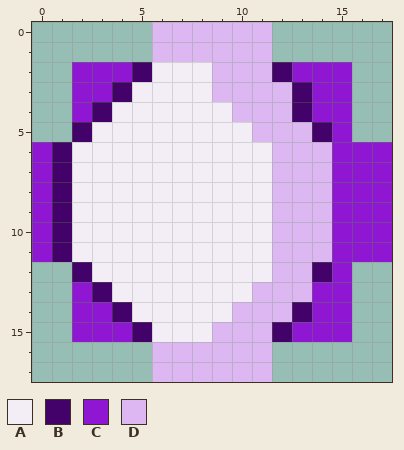
Edited in one commit: pixel-art sprite (Game/data/enemyprojectile_4.png). This is how it looked before the edit.
The file is 90x90 pixels, drawn in blocks of 5x5; one block is one cell here. Colours within 5 levels of each other are drawn and written as one.
Palette (. is transparent): A #f3eef6  B #430269  C #8f17d4  D #dcb7f2
Pixels before, first column x 0:
 0 ......DDDDDD......
 1 ......DDDDDD......
 2 ..CCCBAAADDDBCCC..
 3 ..CCBAAAADDDDBCC..
 4 ..CBAAAAAADDDBCC..
 5 ..BAAAAAAAADDDBC..
 6 CBAAAAAAAAAADDDCCC
 7 CBAAAAAAAAAADDDCCC
 8 CBAAAAAAAAAADDDCCC
 9 CBAAAAAAAAAADDDCCC
10 CBAAAAAAAAAADDDCCC
11 CBAAAAAAAAAADDDCCC
12 ..BAAAAAAAAADDBC..
13 ..CBAAAAAAADDDCC..
14 ..CCBAAAAADDDBCC..
15 ..CCCBAAADDDBCCC..
16 ......DDDDDD......
17 ......DDDDDD......
Once edited:
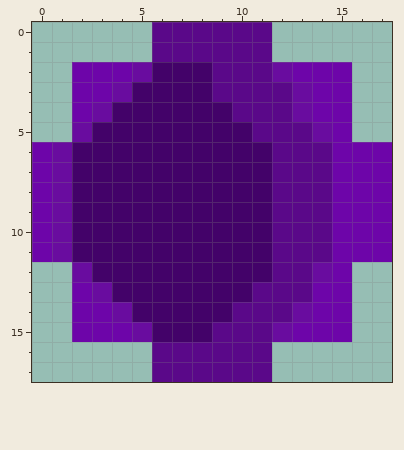
From old to new:
colour A: #f3eef6 -> #430269
colour B: #430269 -> #690c9f
colour C: #8f17d4 -> #6d05a9
colour D: #dcb7f2 -> #5a0889
Changed places in both pictures, as pixel boxes (x1, y1, x2, y2):
changed: (32, 22, 392, 382)
